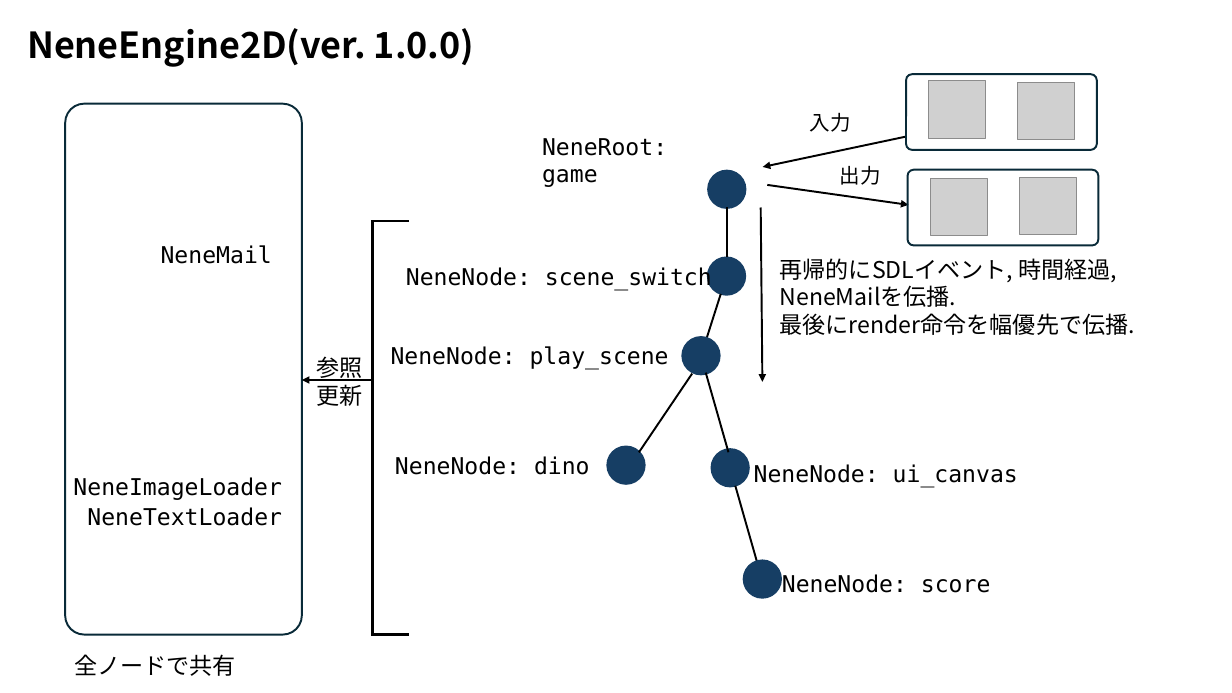
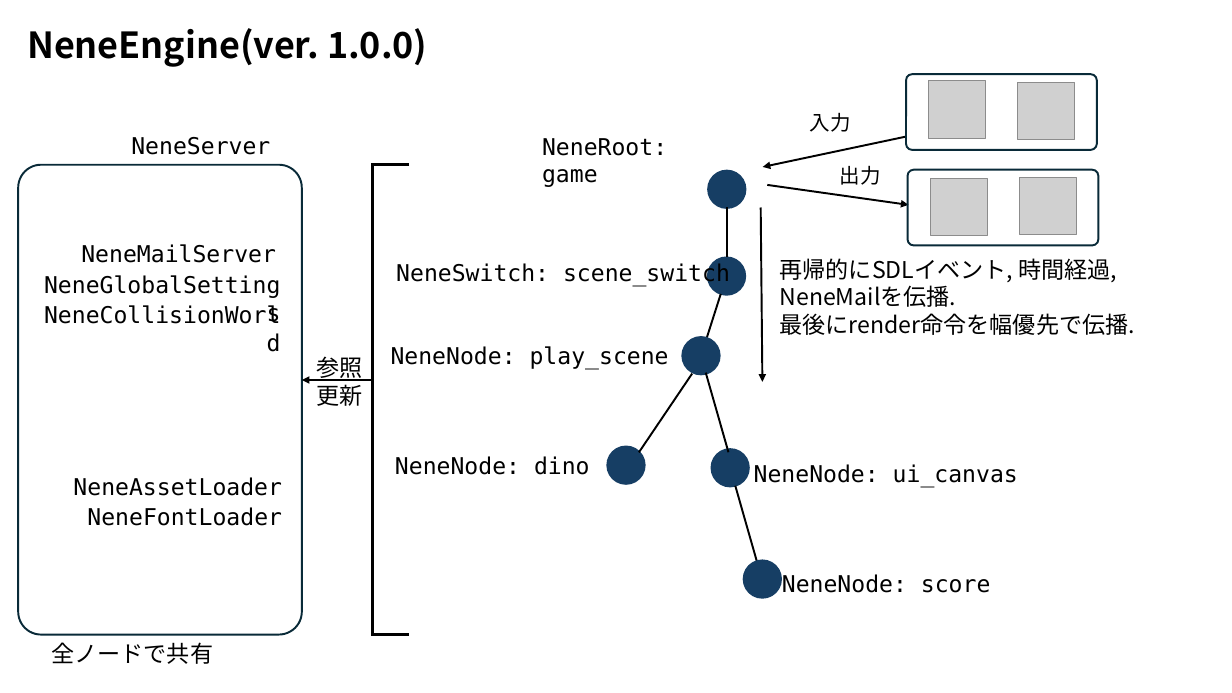
Before and after one commit to SakuraNeneCpp/NeneEngine, a slide deck: slide 6 of figs/slide.pptx. Drawn at 1232x693 pixels with LibreOffice and Linux fonts; fonts in the diff are those of the drawing; grey boxes stand for pictures. Boxes give left, top, right and bottom in pixels: in the first picture for what was removed or moved away, otherwise in the second. Text is boxed around its words. In the diff, an @@ line names an element or a change of style, - is before the commit and + after.

```diff
--- a/figs/slide.pptx
+++ b/figs/slide.pptx
@@ text at box(27, 28, 427, 67): text changed @@
-NeneEngine2D(ver. 1.0.0)
+NeneEngine(ver. 1.0.0)
@@ text added at box(131, 137, 270, 155), 18 pt, text #000000 @@
+NeneServer
@@ rounded rectangle: place and size @@
-rounded rectangle at box(66, 104, 302, 635)
+rounded rectangle at box(18, 165, 302, 634)
@@ left bracket: place and size @@
-left bracket at box(373, 221, 409, 635)
+left bracket at box(373, 165, 409, 635)
@@ text added at box(33, 266, 289, 303), 18 pt, text #000000 @@
+NeneGlobalSettings
@@ text at box(81, 244, 276, 263): text changed @@
-NeneMail
+NeneMailServer
@@ text at box(396, 262, 730, 287): text changed @@
-NeneNode: scene_switch
+NeneSwitch: scene_switch
@@ text added at box(33, 297, 289, 334), 18 pt, text #000000 @@
+NeneCollisionWorld
@@ text at box(73, 477, 282, 496): text changed @@
-NeneImageLoader
+NeneAssetLoader
@@ text at box(87, 507, 282, 526): text changed @@
-NeneTextLoader
+NeneFontLoader
@@ text "全ノードで共有": place and size @@
-text "全ノードで共有" at box(74, 654, 236, 676)
+text "全ノードで共有" at box(51, 642, 213, 664)
```
Also in this commit, not shown: 8 other files.
